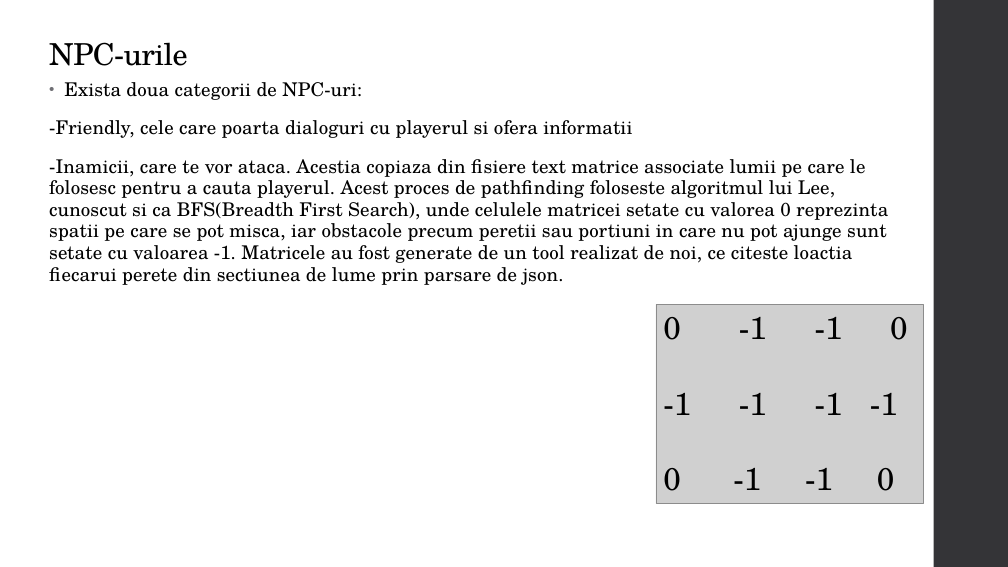
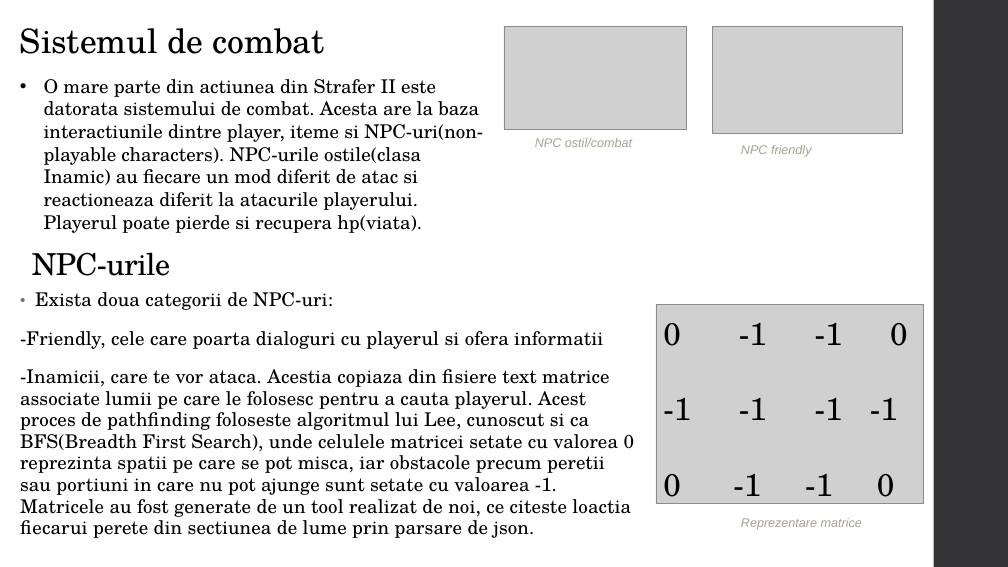
Before and after one commit to Mars-Zero/Strafer-II, a slide deck: slide 5 of Strafer II.pptx. Drawn at 1008x567 pixels with LibreOffice and Linux fonts; fonts in the diff are those of the drawing; grey boxes stand for pictures. Boxes give left, top, right and bottom in pixels: in the first picture for what was removed or moved away, otherwise in the second. Text is boxed around its words. In the diff, an @@ line names an element or a change of style, - is before the commit and + after.

```diff
--- a/Strafer II.pptx
+++ b/Strafer II.pptx
@@ text added at [20,28,325,54], 32 pt, text #000000 @@
+Sistemul de combat
@@ picture added at [504,26,687,130] @@
@@ picture added at [713,26,903,135] @@
@@ text added at [44,79,483,233], 18 pt, text #000000 @@
+• O mare parte din actiunea din Strafer II este datorata sistemului de combat. Acesta are la baza interactiunile dintre player, iteme si NPC-uri(non-playable characters). NPC-urile ostile(clasa Inamic) au fiecare un mod diferit de atac si reactioneaza diferit la atacurile playerului. Playerul poate pierde si recupera hp(viata).
@@ text added at [535,138,632,147], 12 pt, text #A7A192, italic @@
+NPC ostil/combat
@@ text added at [741,145,812,157], 12 pt, text #A7A192, italic @@
+NPC friendly
@@ title "NPC-urile": place and size @@
-title "NPC-urile" at [49,42,187,66]
+title "NPC-urile" at [32,252,170,276]
@@ text "Exista doua categorii de NPC-uri:" rewrapped from [49,82,888,285] to [20,292,635,538] @@
@@ text "0 -1 -1 0" rewrapped from [663,317,908,491] to [663,323,908,505] @@
@@ text added at [741,518,862,530], 12 pt, text #A7A192, italic @@
+Reprezentare matrice
```
Also in this commit, not shown: 4 other slides changed, 2 slides added, 1 slide removed, 3 other files.
